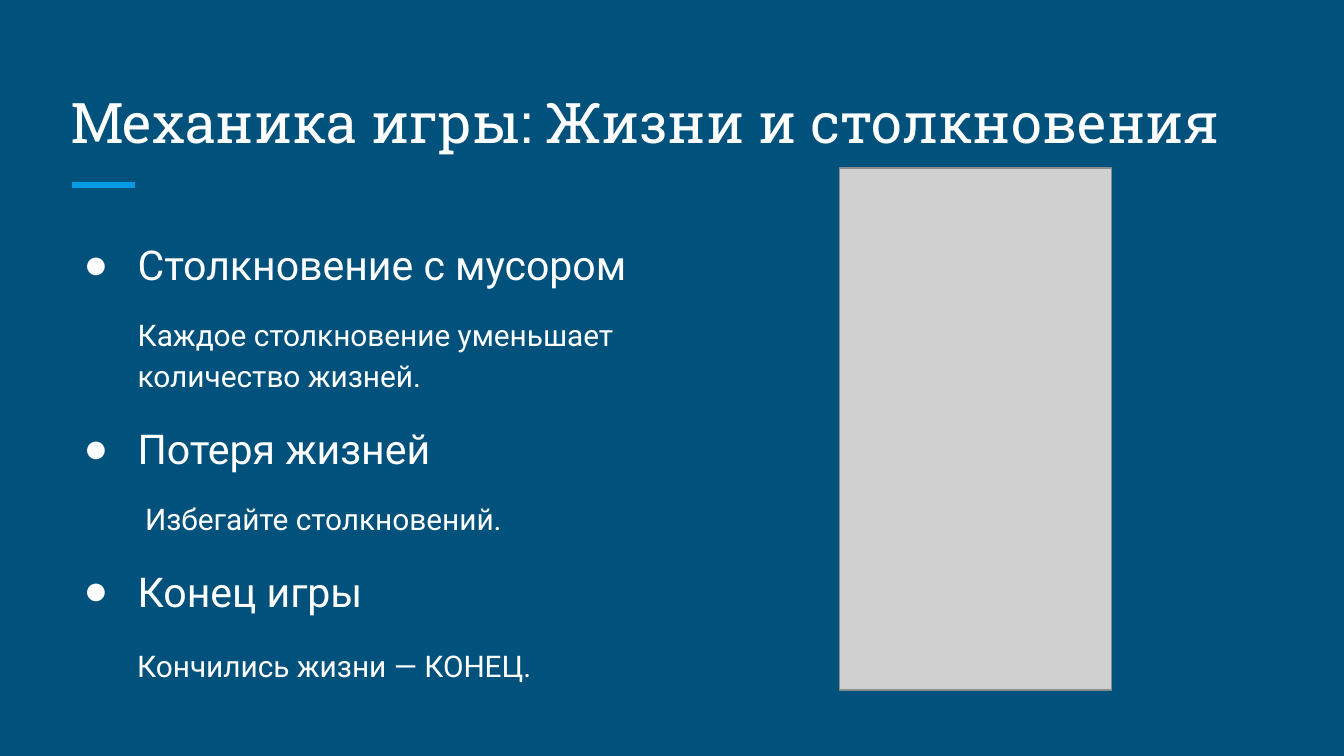
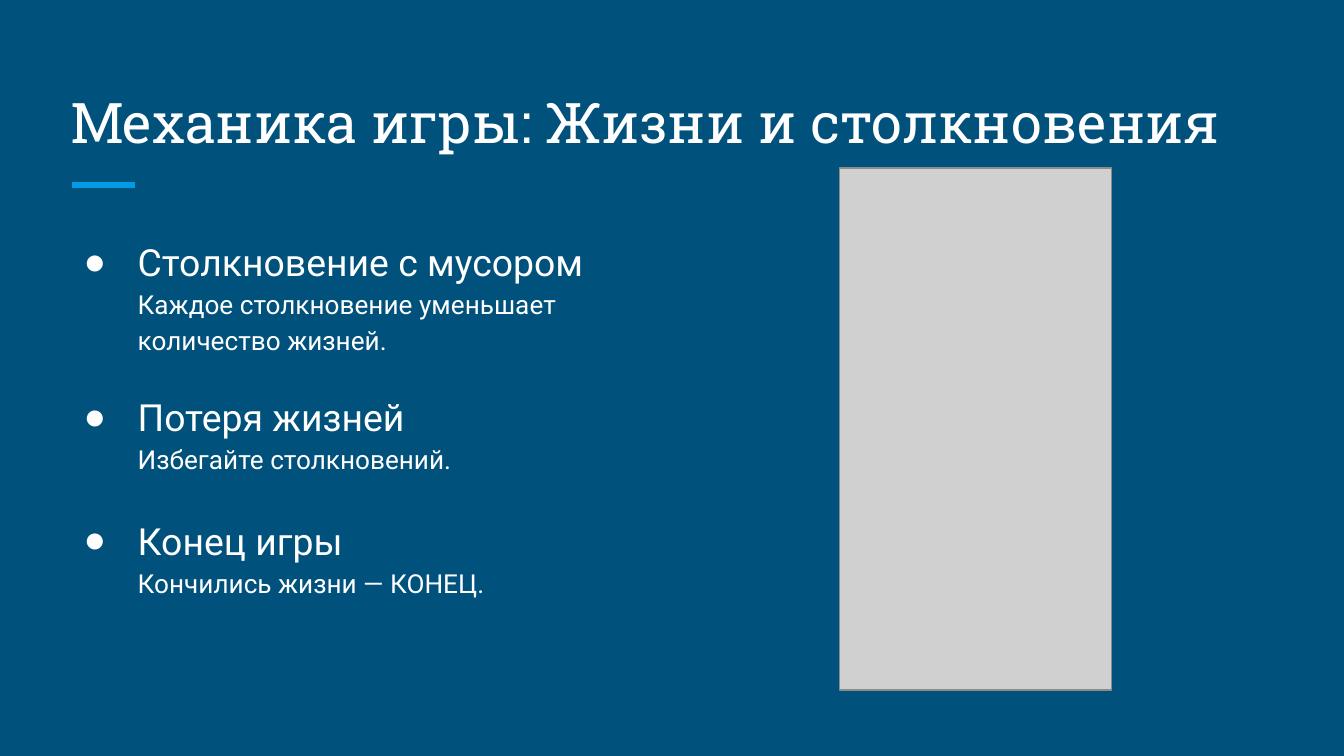
Before and after one commit to yasminaparlak-create/-..., a slide deck: slide 5 of “Space Cleaner” Обзор игры.pptx. Drawn at 1344x756 pixels with LibreOffice and Linux fonts; fonts in the diff are those of the drawing; grey boxes stand for pictures. Boxes give left, top, right and bottom in pixels: in the first picture for what was removed or moved away, otherwise in the second. Text is boxed around its words. In the diff, an @@ line names an element or a change of style, - is before the commit and + after.

```diff
--- a/“Space Cleaner” Обзор игры.pptx
+++ b/“Space Cleaner” Обзор игры.pptx
@@ text at <box>138,249,583,598</box>: text changed; size 16 to 14 pt @@
-● Столкновение с мусором
-Каждое столкновение уменьшает количество жизней.
-● Потеря жизней
-Избегайте столкновений.
-● Конец игры
-Кончились жизни — КОНЕЦ.
+● Столкновение с мусором
+  Каждое столкновение уменьшает количество жизней.
+● Потеря жизней
+  Избегайте столкновений.
+● Конец игры
+  Кончились жизни — КОНЕЦ.
```
Also in this commit, not shown: 8 other slides changed.
